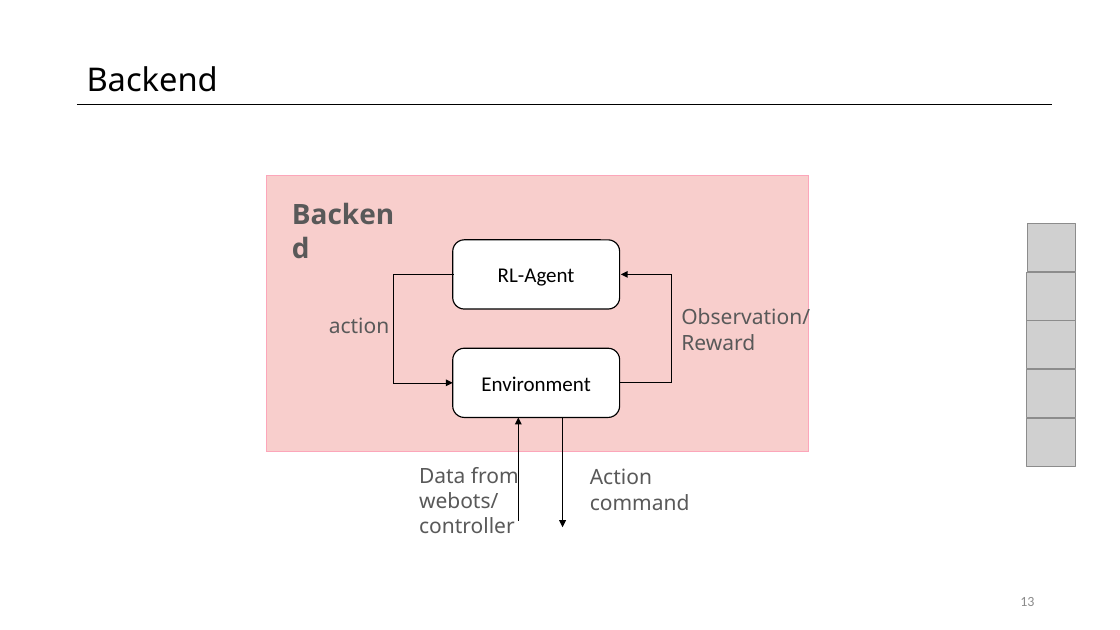
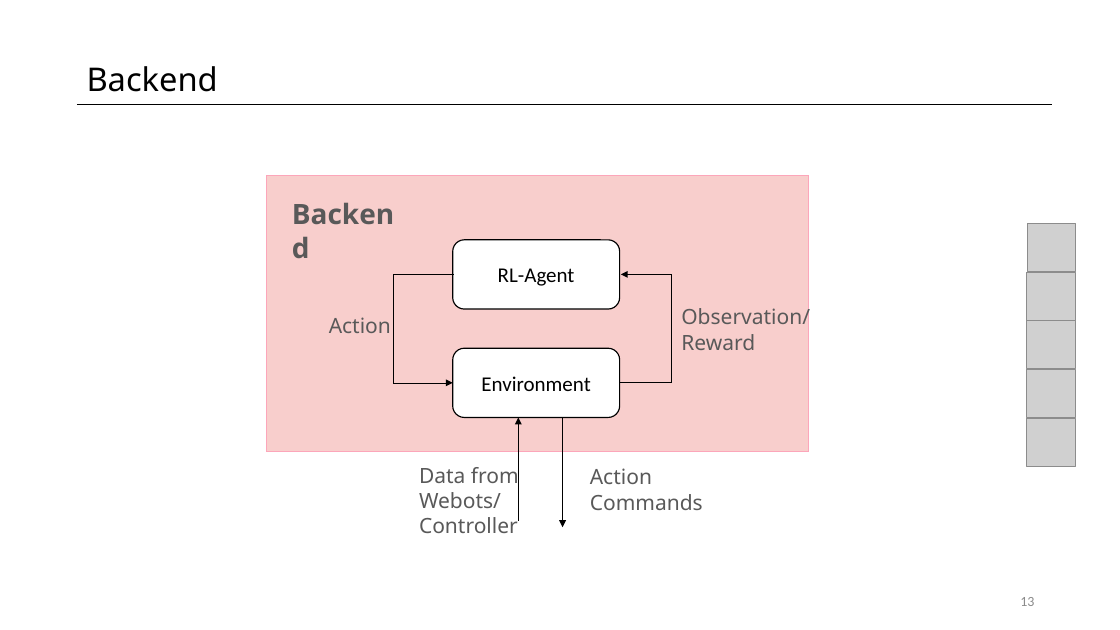
Before and after one commit to fpedd/ees-pees, a slide deck: slide 13 of orga/milestone_presentations/MP2.pptx. Drawn at 1120x630 pixels with LibreOffice and Linux fonts; fonts in the diff are those of the drawing; grey boxes stand for pictures. Boxes give left, top, right and bottom in pixels: in the first picture for what was removed or moved away, otherwise in the second. Text is boxed around its words. In the diff, an @@ line names an element or a change of style, - is before the commit and + after.

```diff
--- a/orga/milestone_presentations/MP2.pptx
+++ b/orga/milestone_presentations/MP2.pptx
@@ text at [329, 317, 391, 333]: text changed @@
-action
+Action
@@ text at [419, 463, 519, 533]: text changed @@
-Data from webots/ controller
+Data from Webots/ Controller
@@ text at [590, 468, 703, 510]: text changed @@
-Action command
+Action Commands
```
Also in this commit, not shown: 9 other slides changed.
